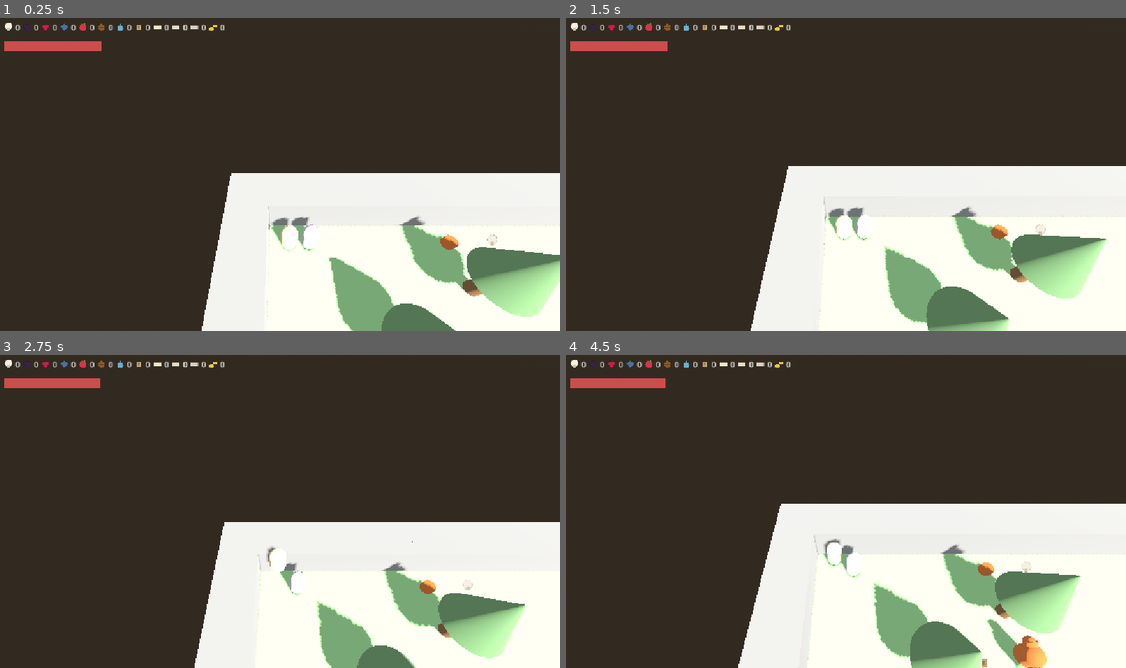
Above: before the commit, frames 1-4 (two rows, left to right).
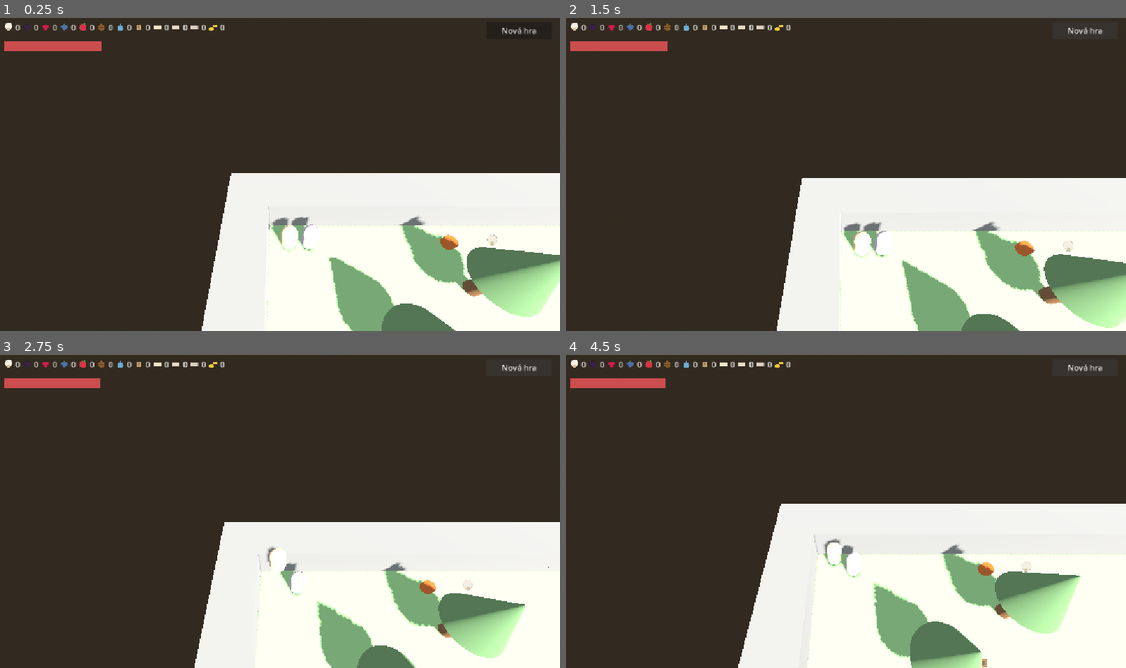
Above: after the commit, the same moments.

Repository: sirdik/zola-game-1
Game: Godot game, scene res://game/world/Forest.tscn
Same seed, same stepped clock (60 frames per second), same inputs: the game is played once before the commit and once after it.
Inputs (mouse positions are in pixels of both pictures, inside the frame that each line leads up to):
- Up to frame 1 (0.25 s): no input
- Up to frame 2 (1.5 s): click (1086, 30) at 0.5 s, where only the run after the commit has a clickable "Nová hra"; click (1086, 30) at 1.25 s, where only the run after the commit has a clickable "Fakt smazat?"
- Up to frame 3 (2.75 s): tap Enter (p1_action) at 2, 2.1 s; hold Up (p1_move_forward) from 2.03 s (still down); tap Space (p1_jump) at 2.27 s
- Up to frame 4 (4.5 s): release Up (p1_move_forward) at 2.78 s; hold Down (p1_move_back) 2.78-3.53 s; tap F (p2_action) at 2.85 s; tap Space (p1_jump) at 3.02 s; hold Up (p1_move_forward) from 3.53 s (still down); tap S (p2_move_back) at 3.6 s; tap W (p2_move_forward) at 4.35 s

The runs differ from the first frame. In frame 1, less than 0.1% of the frame differs, in the area x 89-96%, y 2-6%; in frame 2, 13%, in the area x 32-100%, y 2-100%; in frame 3, 0.1%; in frame 4, 0.9%.

Commit message:
Add a "Nová hra" reset button to the HUD
A small button in the top-right corner clears all progress (energy,
inventory, unlocked/in-progress buildings) and deletes the save file,
then reloads the level fresh. Requires two clicks within 3 seconds
(the button turns red and asks "Fakt smazat?" after the first click,
reverting if not confirmed in time) so a curious 5-year-old can't wipe
progress with one accidental click.

Co-Authored-By: Claude Sonnet 5 <noreply@anthropic.com>
Claude-Session: https://claude.ai/code/session_014rTmxJaND9vaABnW6Byv9U

Diff:
--- a/game/autoload/game.gd
+++ b/game/autoload/game.gd
@@ -84,6 +84,20 @@
 	_building_progress[building_id] = next_index
 	_mark_dirty()
 
+func reset_save() -> void:
+	energy = MAX_ENERGY
+	for id in _inventory.keys():
+		_inventory[id] = 0
+	_unlocked_buildings.clear()
+	_building_progress.clear()
+	_dirty = false
+	_save_timer = 0.0
+	if FileAccess.file_exists(SAVE_PATH):
+		DirAccess.remove_absolute(SAVE_PATH)
+	energy_changed.emit(energy)
+	for id in _inventory.keys():
+		inventory_changed.emit(id)
+
 func _mark_dirty() -> void:
 	_dirty = true
 
--- a/game/ui/HUD.tscn
+++ b/game/ui/HUD.tscn
@@ -20,3 +20,13 @@
 [node name="EatMenu" type="VBoxContainer" parent="."]
 visible = false
 position = Vector2(16, 96)
+
+[node name="ResetButton" type="Button" parent="."]
+anchor_left = 1.0
+anchor_right = 1.0
+offset_left = -150.0
+offset_top = 16.0
+offset_right = -16.0
+offset_bottom = 52.0
+grow_horizontal = 0
+text = "Nová hra"
--- a/game/ui/hud.gd
+++ b/game/ui/hud.gd
@@ -3,15 +3,21 @@
 const IconGenerator := preload("res://game/theme/icon_generator.gd")
 
 const ENERGY_BAR_WIDTH := 200.0
+const RESET_CONFIRM_WINDOW := 3.0
+const RESET_LABEL := "Nová hra"
+const RESET_CONFIRM_LABEL := "Fakt smazat?"
 
 @onready var resource_bar: HBoxContainer = $ResourceBar
 @onready var energy_bar_fill: ColorRect = $EnergyBarBg/EnergyBarFill
 @onready var eat_menu: VBoxContainer = $EatMenu
+@onready var reset_button: Button = $ResetButton
 
 var _resource_labels: Dictionary = {}
 var _eat_menu_entries: Array[Dictionary] = []
 var _eat_menu_rows: Array[Label] = []
 var _eat_menu_selected: int = 0
+var _reset_pending: bool = false
+var _reset_timer: float = 0.0
 
 func _ready() -> void:
 	add_to_group("hud")
@@ -19,6 +25,7 @@
 	Game.inventory_changed.connect(_on_inventory_changed)
 	Game.energy_changed.connect(_on_energy_changed)
 	_on_energy_changed(Game.energy)
+	reset_button.pressed.connect(_on_reset_button_pressed)
 
 func _build_resource_bar() -> void:
 	for id in Items.all_ids():
@@ -141,7 +148,24 @@
 func _any_menu_prev_pressed() -> bool:
 	return Input.is_action_just_pressed("p1_move_forward") or Input.is_action_just_pressed("p2_move_forward")
 
-func _process(_delta: float) -> void:
+func _on_reset_button_pressed() -> void:
+	if _reset_pending:
+		Game.reset_save()
+		get_tree().reload_current_scene()
+		return
+	_reset_pending = true
+	_reset_timer = RESET_CONFIRM_WINDOW
+	reset_button.text = RESET_CONFIRM_LABEL
+	reset_button.modulate = Color(1.0, 0.4, 0.4)
+
+func _process(delta: float) -> void:
+	if _reset_pending:
+		_reset_timer -= delta
+		if _reset_timer <= 0.0:
+			_reset_pending = false
+			reset_button.text = RESET_LABEL
+			reset_button.modulate = Color.WHITE
+
 	if eat_menu.visible:
 		if _any_jump_pressed():
 			close_eat_menu()
